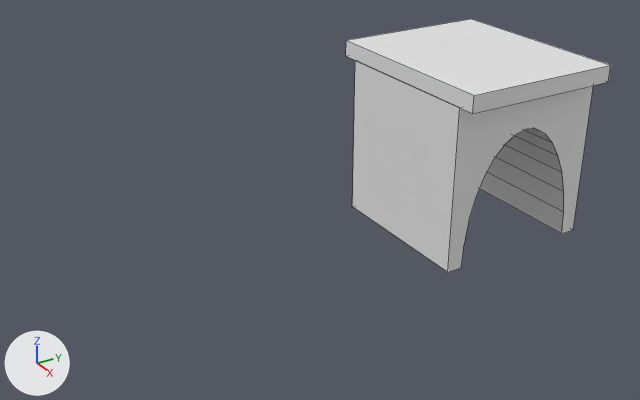
The Blender file BridgeArch2.blend: old version first, new version second.
Both versions are drawn from a 50 mm lens placed at (7.78, -6.86, 5.21), pointed at (0.04, -2.14, 0.81). Lighting does not change. The marker at lower left points along +X, +Y and +Z. Mesh edges are drawn as thin lines. Materials are left out; every surface is plain grey.

Before the edit, the objects in view are built like this:
```python
me_cube_001 = bpy.data.meshes.new('Cube.001')
me_cube_001.from_pydata(...)  # 50 vertices, 29 faces; spans x -1.21..1.21, y -1.0..1.0, z -1.0..1.2
# faces by material slot: [28, 1]
me_cube_001.materials.append(mat_brickwork)
me_cube_001.materials.append(mat_cracked_earth)
ob_cube_001 = bpy.data.objects.new('Cube.001', me_cube_001)
ob_cube_001.location = (0.0, 0.0, 1.0)
```
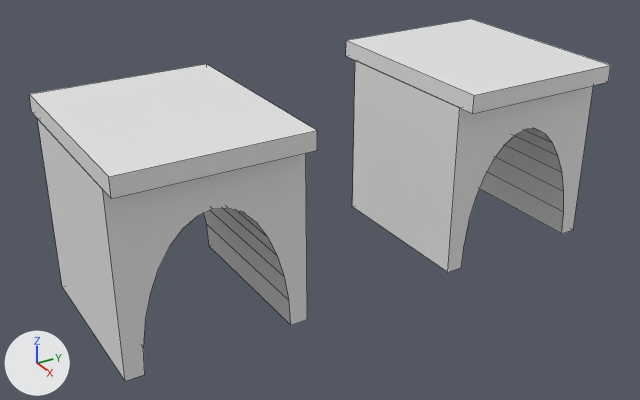
Changed parts and their boxes (x1, y1, x2, y2) in the pictures (640 x 400 px):
'Cube.000', added
    after: (29, 64, 317, 381)

Diff of the bpy script that builds the scene:
```diff
--- a/BridgeArch2.blend.py
+++ b/BridgeArch2.blend.py
@@ me_cube_000 @@
+me_cube_000.from_pydata(...)  # 50 vertices, 29 faces; spans x -1.21..1.21, y -1.0..1.0, z -1.0..1.2
@@ ob_cube_000 @@
+ob_cube_000 = bpy.data.objects.new('Cube.000', me_cube_000)
+ob_cube_000.location = (0.0, -3.883, 1.0)
```
